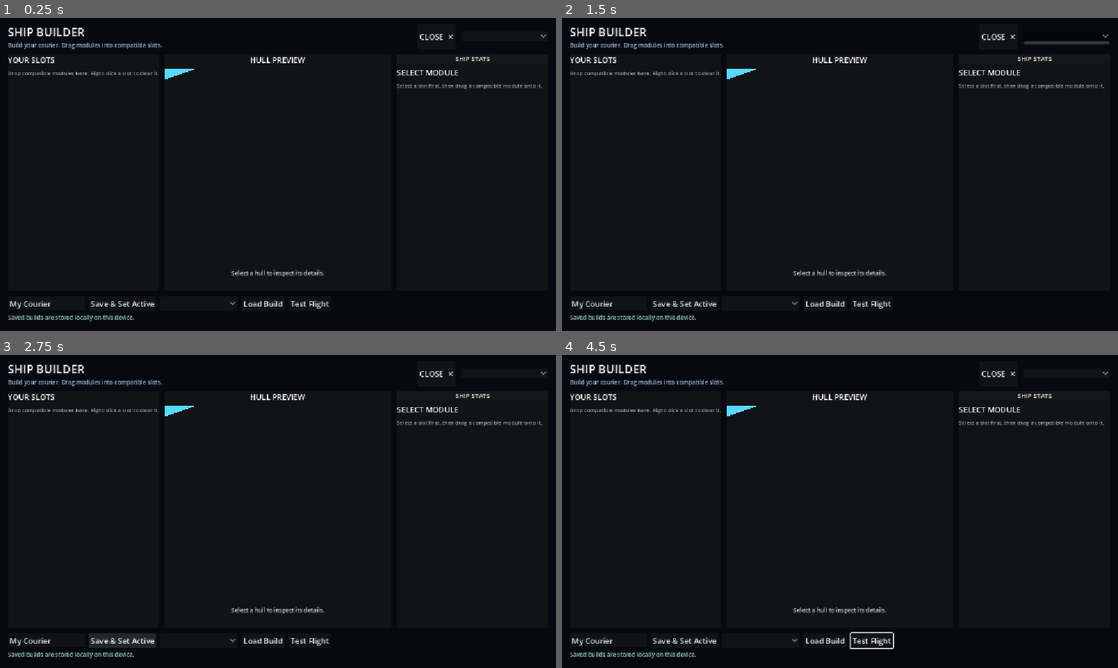
Above: before the commit, frames 1-4 (two rows, left to right).
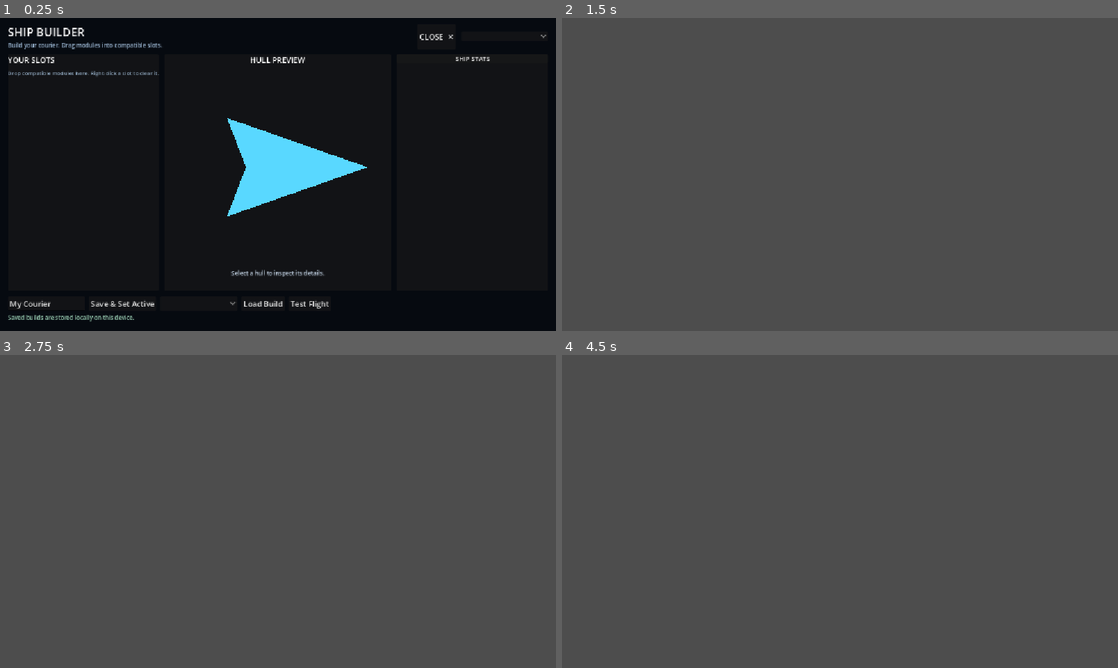
Above: after the commit, the same moments.

Repository: Bbran4/SpaceDelivery
Game: Godot game, scene res://scenes/ui/ship_builder.tscn
Two runs of this game, one before a commit and one after it. Both use one fixed random seed, a clock stepped at 60 frames per second and the inputs below. This scene is started directly instead of the project's main scene.
Inputs (mouse positions are in pixels of both pictures, inside the frame that each line leads up to):
- Up to frame 1 (0.25 s): no input
- Up to frame 2 (1.5 s): click "Test Flight" at 0.5 s; click (1067, 36) at 1.27 s
- Up to frame 3 (2.75 s): click (122, 639) at 2 s, where only the run before the commit has a clickable "Save & Set Active"
- Up to frame 4 (4.5 s): click (762, 639) at 2.77 s; click (823, 639) at 3.5 s, where only the run before the commit has a clickable "Load Build"; move the mouse to (962, 495) at 4.27 s; hold D (right) from 4.28 s (still down); hold Tab from 4.28 s (still down); click (962, 495) at 4.42 s

The runs differ from the first frame. In frame 1, 3.9% of the frame differs, in the area x 29-98%, y 16-64%; in frame 2, 99%; in frame 3, 99%; in frame 4, 99%, in the area x 0-100%, y 0-100%.
Error before the commit: Parse Error: Identifier "modules_panel" not declared in the current scope. (res://scripts/ship_builder.gd:432)
Error after the commit: Invalid assignment of property or key 'visible' with value of type 'bool' on a base object of type 'null instance'. (res://scripts/ship_builder.gd:60)

Commit message:
Fix closing shipyard overlay visibility

Diff:
--- a/scripts/ship_builder.gd
+++ b/scripts/ship_builder.gd
@@ -429,6 +429,8 @@
 
 func _on_back_pressed() -> void:
 	visible = false
-	modules_panel.visible = false
+	module_title.visible = false
+	module_hint.visible = false
+	module_scroll.visible = false
 	selected_slot_index = -1
 	builder_closed.emit()
